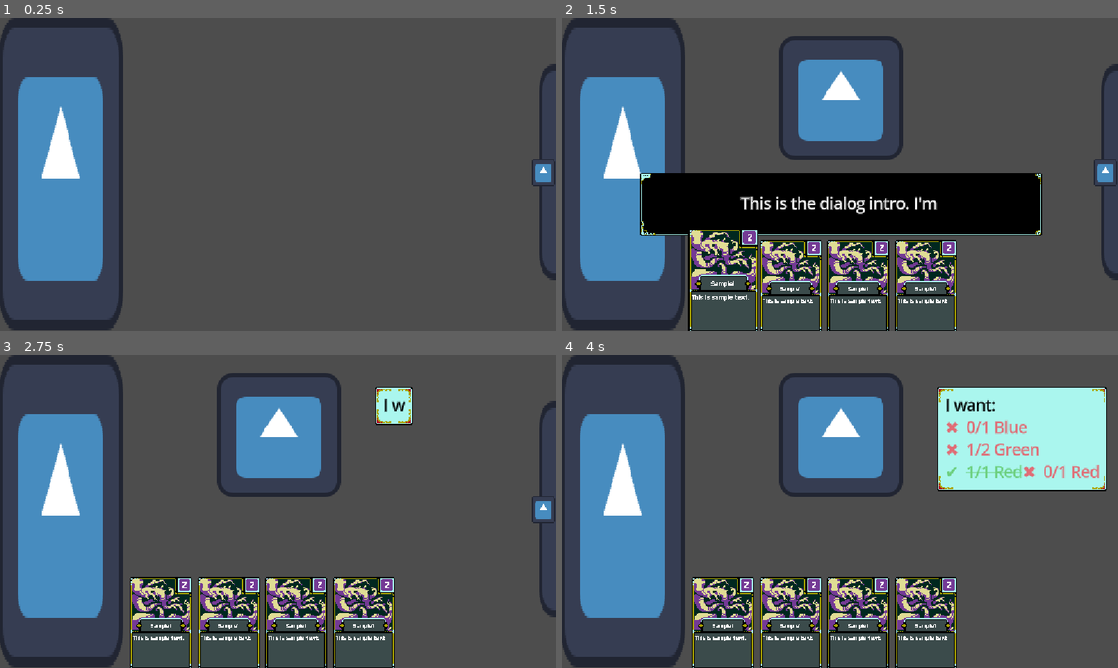
Above: before the commit, frames 1-4 (two rows, left to right).
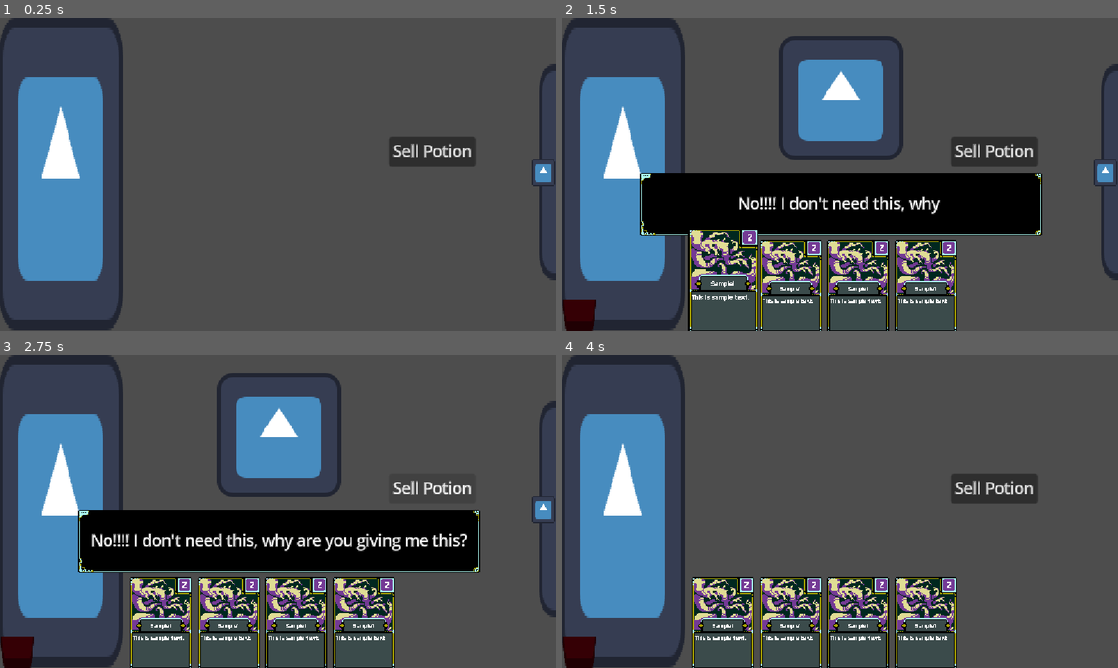
Above: after the commit, the same moments.

Repository: uGustaHd/CafeGJProject
Game: Godot game, scene res://Scenes/main.tscn
The game is run twice, just before and just after one commit, with the same random seed, the same clock (stepped at 60 frames per second) and the same inputs. The engine's default icon, where the game draws it, is replaced by a stand-in: a white triangle on a blue panel in a dark square.
Inputs (mouse positions are in pixels of both pictures, inside the frame that each line leads up to):
- Up to frame 1 (0.25 s): no input
- Up to frame 2 (1.5 s): click (995, 152) at 0.5 s, where only the run after the commit has a clickable "Sell Potion"; click (723, 287) at 1.27 s
- Up to frame 3 (2.75 s): tap Enter (ui_accept) at 2, 2.27 s; move the mouse to (400, 495) at 2.02 s; hold Right (ui_right) from 2.03 s (still down)
- Up to frame 4 (4 s): release Right (ui_right) at 2.75 s; click (1106, 508) at 2.75 s; tap Enter (ui_accept) at 3.5, 3.77 s; move the mouse to (728, 527) at 3.52 s; hold Down (ui_down) from 3.53 s (still down)

The runs differ from the first frame. In frame 1, 1.4% of the frame differs, in the area x 70-86%, y 38-48%; in frame 2, 2.8%; in frame 3, 16%; in frame 4, 16%, in the area x 0-98%, y 5-100%.

Commit message:
Added button to turn in potion

Diff:
--- a/Scenes/main.tscn
+++ b/Scenes/main.tscn
@@ -35,6 +35,13 @@
 
 [node name="PotionHolder" type="Node" parent="CardManager"]
 script = ExtResource("5_kry3j")
+
+[node name="SubmitButton" type="Button" parent="CardManager/PotionHolder"]
+offset_left = 403.0
+offset_top = 123.0
+offset_right = 493.0
+offset_bottom = 154.0
+text = "Sell Potion"
 
 [node name="DeckHolder" type="Node2D" parent="CardManager"]
 script = ExtResource("6_hptm8")
@@ -171,6 +178,7 @@
 texture_progress = ExtResource("7_6bp64")
 tint_progress = Color(0.97480863, 0, 0.069732405, 1)
 
+[connection signal="button_down" from="CardManager/PotionHolder/SubmitButton" to="CardManager" method="_on_submit_button_button_down"]
 [connection signal="child_entered_tree" from="CardManager/HandHolder/HandUI/HandHBox" to="CardManager/HandHolder/HandUI/HandHBox" method="_on_child_entered_tree"]
 [connection signal="child_exiting_tree" from="CardManager/HandHolder/HandUI/HandHBox" to="CardManager/HandHolder/HandUI/HandHBox" method="_on_child_exiting_tree"]
 [connection signal="pressed" from="UIControl/SlideKillPanel/ArrowButton" to="UIControl/SlideKillPanel" method="_on_arrow_button_pressed"]
--- a/Scripts/Cards/card_manager.gd
+++ b/Scripts/Cards/card_manager.gd
@@ -13,3 +13,6 @@
 func deliver_potion():
 	potion_delivered.emit(current_potion)
 	PotionHolder.reset_potion()
+
+func _on_submit_button_button_down() -> void:
+	deliver_potion()
